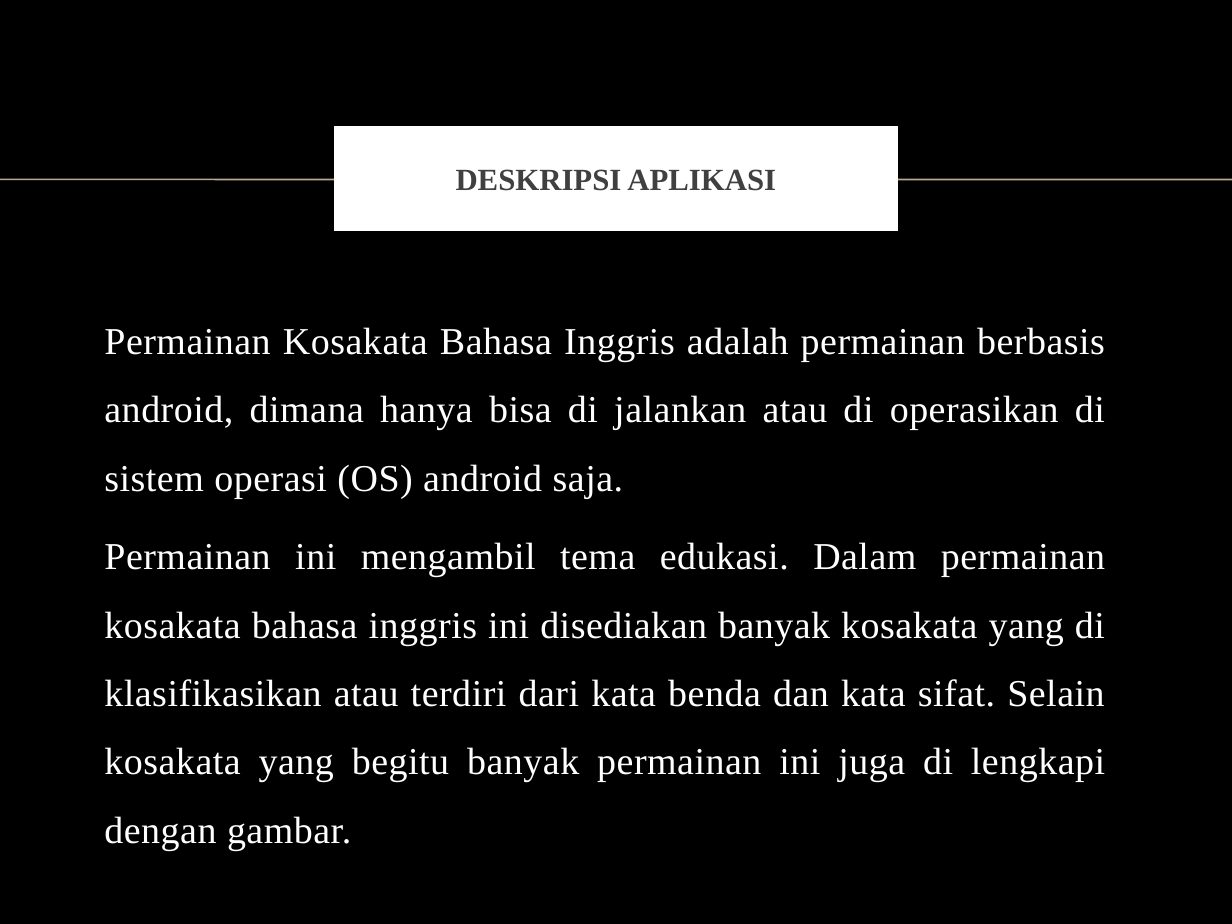
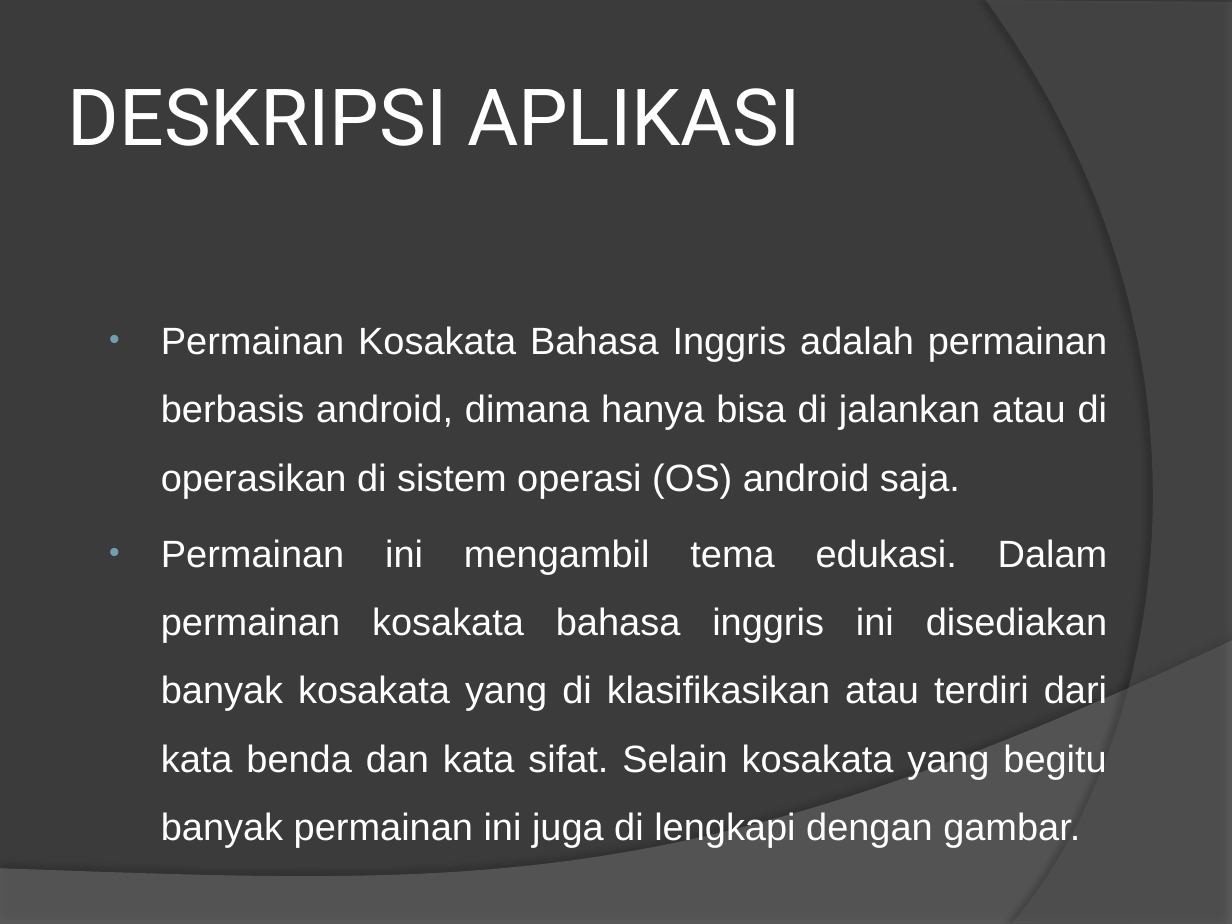
Before and after one commit to drizalmustofa/TUBES-IFB-1127050002-1127050032, a slide deck: slide 2 of Presentasi Permainan Kosakata.pptx. Drawn at 1232x924 pixels with LibreOffice and Linux fonts; fonts in the diff are those of the drawing; background and template pictures are left out. Boxes give left, top, right and bottom in pixels: in the first picture for what was removed or moved away, otherwise in the second. Text is boxed around its words. In the diff, an @@ line names an element or a change of style, - is before the commit and + after.

Commit message:
ini hasil akhir dari tugas besar kosakata

```diff
--- a/Presentasi Permainan Kosakata.pptx
+++ b/Presentasi Permainan Kosakata.pptx
@@ background picture (left out) to #3B3B3B @@
@@ freeform shape added at <box>986,0,1232,924</box>, fill #5E5E5E at 40% opacity @@
@@ title "DESKRIPSI APLIKASI": place and size @@
-title "DESKRIPSI APLIKASI" at <box>339,132,893,227</box>
+title "DESKRIPSI APLIKASI" at <box>68,88,800,146</box>
@@ title "DESKRIPSI APLIKASI" at <box>68,88,800,146</box>: size 18 to 46 pt, font Times New Roman to Roboto, text colour #404040 to #FFFFFF, bold off; alignment centre to left; less space between paragraphs; fill #FFFFFF to none; outline #FFFFFF 6 pt to none @@
@@ line removed from (0, 180) to (1232, 180) @@
@@ text "Permainan Kosakata Bahasa Inggris adalah ..." at <box>161,326,1108,847</box>: font Times New Roman to Arial, letter spacing 0.3 to 0 pt; bullet none to •; less space between paragraphs @@
@@ freeform shape added at <box>0,641,1232,924</box>, fill #7F7F7F at 45% opacity @@
```
Also in this commit, not shown: 7 other slides changed, 1 slide added, 1 slide removed, 1 other file.
